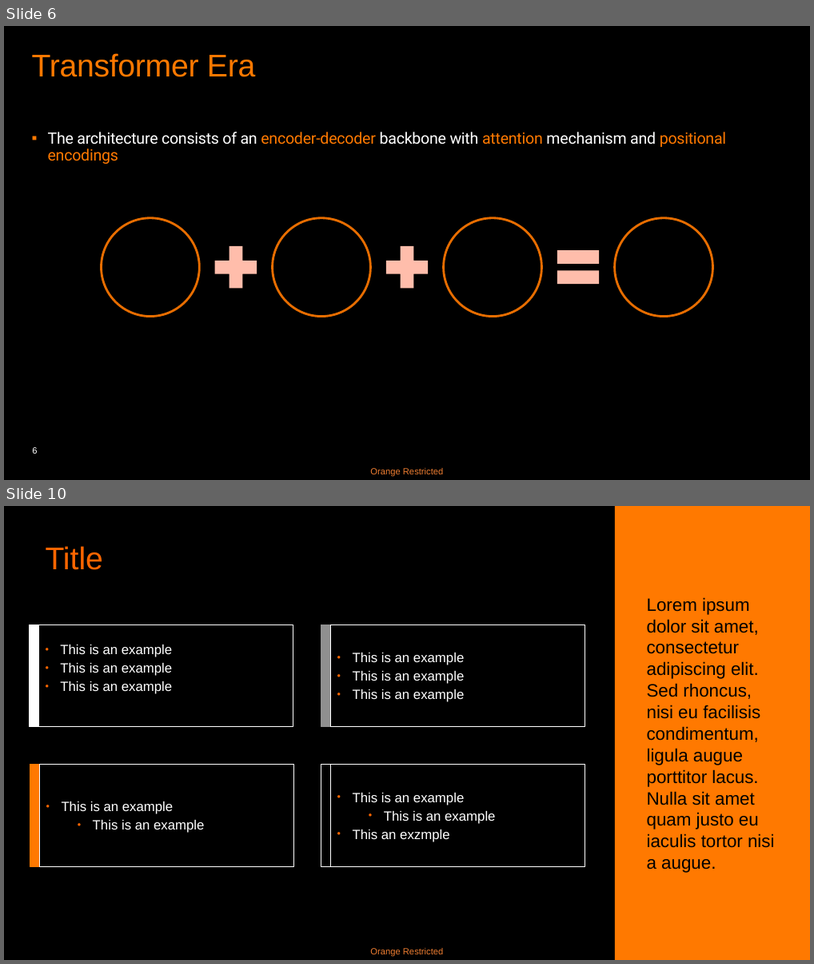
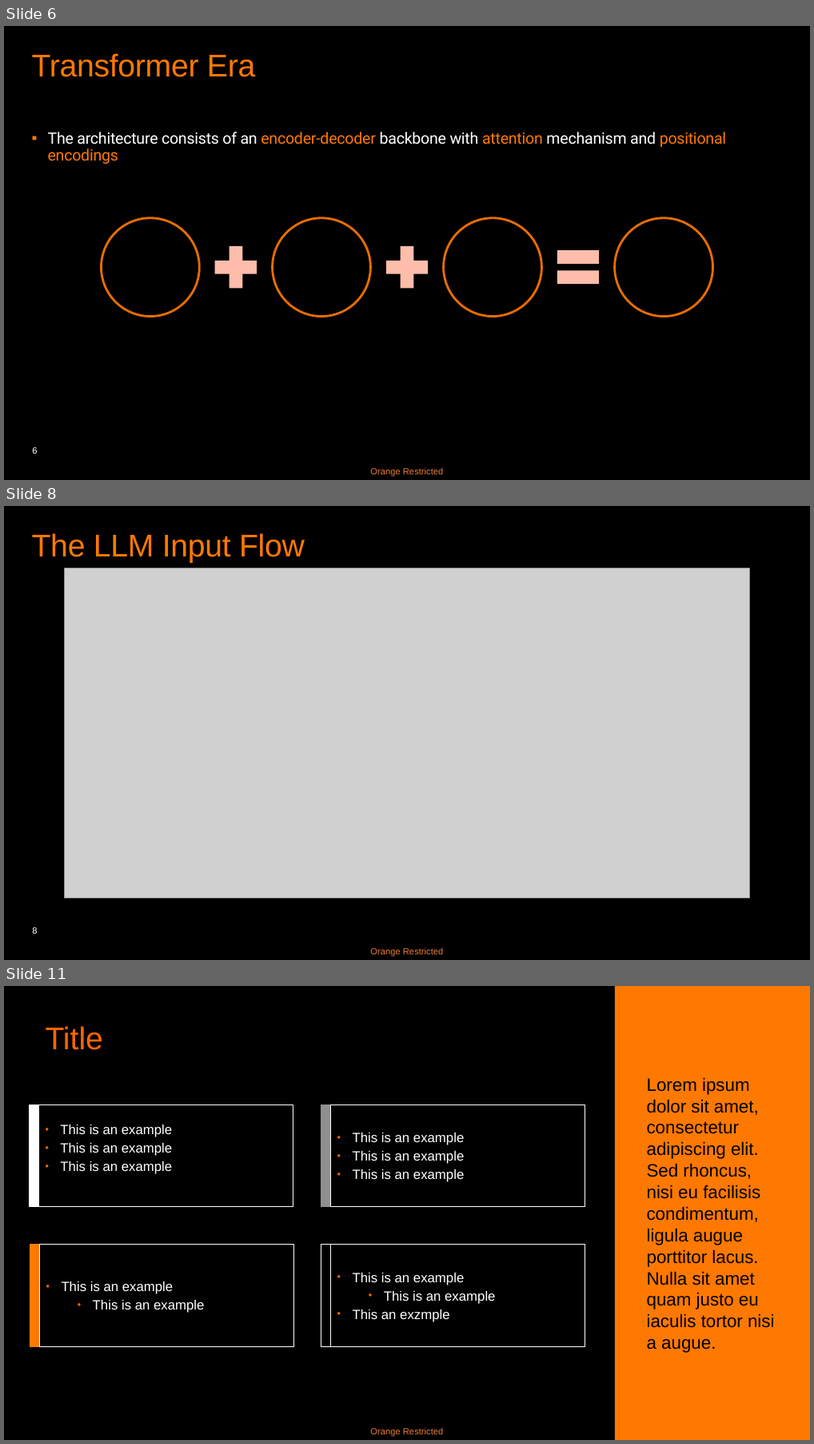
Before and after one commit to basavyr/peft-training, a slide deck: presentation/LORA-RPoenaru.pptx. Shown one above the other, each under a label of ours: slides 6 and 10 before the commit, slides 6, 8 and 11 after it; the slides between them are not shown. The pictures are 814x964 and 814x1444 pixels, drawn with LibreOffice and Linux fonts; fonts in the diff are those of the drawing; grey boxes stand for pictures. Boxes give left, top, right and bottom in pixels: in the first picture for what was removed or moved away, otherwise in the second. Text is boxed around its words. In the diff, an @@ line names an element or a change of style, - is before the commit and + after.

```diff
--- a/presentation/LORA-RPoenaru.pptx
+++ b/presentation/LORA-RPoenaru.pptx
@@ slide 8 added at box(4, 506, 810, 960), background #000000; not listed: 2 template elements that a slide beside it also shows @@
@@ title added at box(32, 533, 305, 563), 28 pt, text #FF7900 @@
+The LLM Input Flow
@@ picture added at box(65, 568, 750, 898) @@
@@ what was slide 10 is now slide 11 @@
```
Also in this commit, not shown: 3 slides changed.
